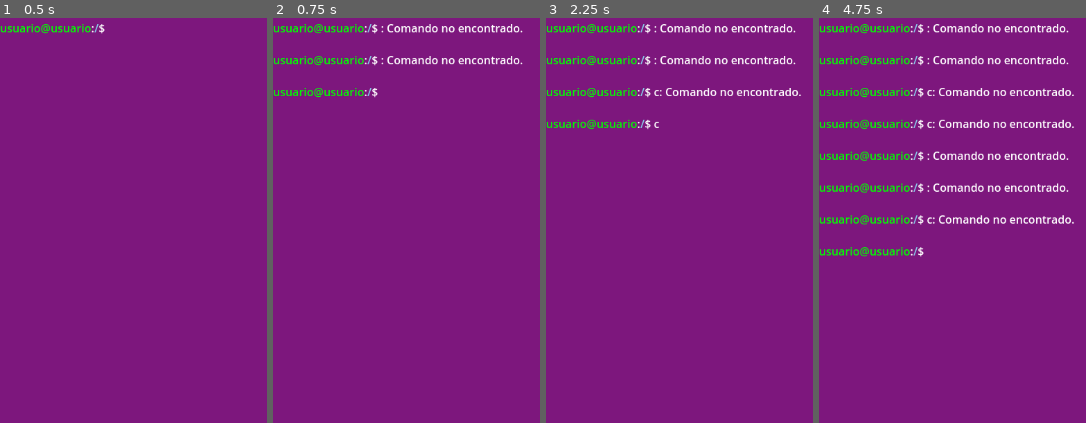
Above: before the commit, frames 1-4 (left to right).
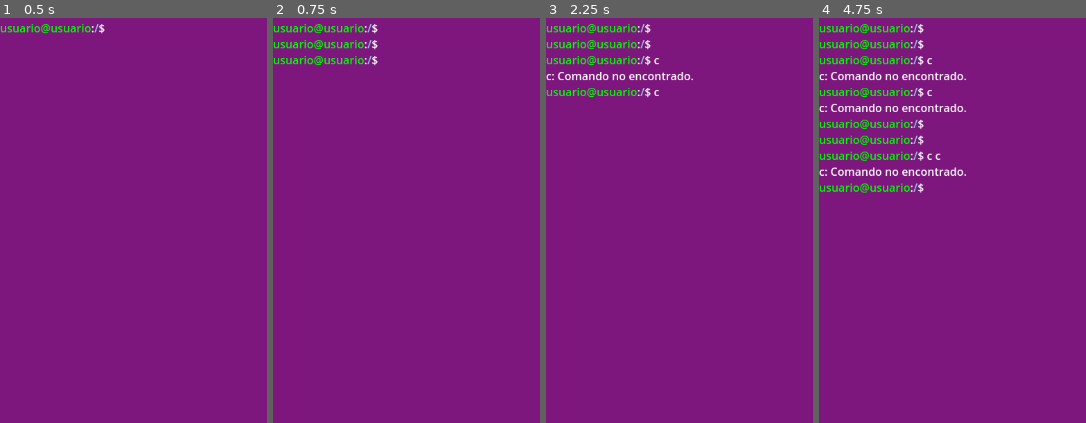
Above: after the commit, the same moments.

Repository: GuillermoAsir/juego_tfg
Game: Godot game, scene res://game.tscn
Same seed, same stepped clock (60 frames per second), same inputs: the game is played once before the commit and once after it.
Inputs:
- Up to frame 1 (0.5 s): no input
- Up to frame 2 (0.75 s): tap Enter at 0.5, 0.6 s
- Up to frame 3 (2.25 s): tap Backspace at 0.8, 1.35 s; tap Space at 1.25 s; tap C at 1.55, 2.1 s; tap Enter at 2 s
- Up to frame 4 (4.75 s): tap Enter at 2.3, 2.85, 3.5, 4.55 s; tap Space at 2.75, 4.25 s; tap Backspace at 3.05, 3.6 s; tap C at 3.8, 4.35 s

Frame 1 is identical in both runs. In frame 2, 2.1% of the frame differs, in the area x 0-94%, y 1-20%; in frame 3, 3.2%; in frame 4, 7.7%, in the area x 0-96%, y 1-60%.

Commit message:
cambiar dialogo ping

Diff:
--- a/terminal.gd
+++ b/terminal.gd
@@ -45,13 +45,27 @@
 var mission2_dialogs3 = [
 	"Puedes ver que la IP del departamento de ventas es 192.168.10.10 y su puerta de enlace es 192.168.10.1.\n" +
 	"Su puerta de enlace es el router desde donde le llega la conexión a internet.\n" +
-	"Usa el comando `ping 192.168.10.10` del ordenador del departamento de ventas para ver si funciona."
+	"Usa el comando `ping 192.168.10.10` del ordenador del departamento de ventas para ver si funciona.\n" +
+	"Recuerda si quieres que el comando se detenga pulsa las teclas Ctrl + C"
+]
+
+var mission2_dialogs4 = [
+	"El ping ha sido un éxito eso quiere decir que el problema no está con su equipo,\n" +
+	"prueba hacer ping a la puerta de enlace."
+]
+var mission2_dialogs5 = [
+	"Intentalo con el ping 192.168.10.10"
 ]
 
 # Variables para controlar el flujo de la misión
 var esperando_ls = false  # Esperando que el jugador use `ls`
 var archivo_listado = false  # Indica si el jugador ha listado los archivos
 var archivo_leido = false  # Indica si el jugador ha usado `cat` en el archivo
+var ping_completado = false  # Indica si el jugador ha completado el primer ping
+var ping_error = false # Indica si el jugador no puso el ping correcto.
+
+#Variables para saber en que misión está
+var mision_actual = 1
 
 # Variables para el comando ping
 var ping_timer: Timer = null
@@ -59,21 +73,6 @@
 var ping_host = ""
 var ping_seq = 1
 var rtt_times = []
-
-# Variables para el servicio Apache
-var apache_status = "failed"  # Estado inicial del servicio Apache
-var sudo_password_entered = ""  # Almacena temporalmente la contraseña
-var waiting_for_sudo_password = false  # Indica si estamos esperando la contraseña
-
-func _on_save_button_pressed():
-	var file = FileAccess.open(current_file_being_edited, FileAccess.WRITE)
-	if file:
-		file.store_string(editor.text)
-		file.close()
-	nano_panel.visible = false
-	history_text += "\nArchivo guardado: " + current_file_being_edited
-	history.text = history_text
-	show_prompt()
 
 func _ready():
 	history.bbcode_enabled = true
@@ -88,8 +87,8 @@
 func show_prompt():
 	var path_color = "[color=skyblue]" + current_path + "[/color]"
 	prompt_text = "\n" + USER_COLOR + ":" + path_color + PROMPT_BASE + " "
-	if not ping_active and not waiting_for_sudo_password:
-		history_text += prompt_text  # Agrega el prompt al historial de texto
+	if not ping_active:
+		history_text += prompt_text  # Agrega el prompt al historial de texto solo si no estamos en un ping activo
 	history.text = history_text  # Actualiza el texto de la consola
 
 func init_structure():
@@ -128,7 +127,7 @@
 			if is_instance_valid(ping_timer):
 				ping_timer.queue_free()
 				ping_timer = null
-			var summary = "^C\n--- " + ping_host + " ping statistics ---\n"
+			var summary = "^C\n---" + ping_host + " ping statistics---\n"
 			summary += str(ping_seq - 1) + " packets transmitted, " + str(ping_seq - 1) + " received, 0% packet loss\n"
 			var min_time = rtt_times.min() if rtt_times.size() > 0 else 0.0
 			var max_time = rtt_times.max() if rtt_times.size() > 0 else 0.0
@@ -140,25 +139,6 @@
 			history_text += summary
 			history.text = history_text
 			show_prompt()
-			return
-
-		# Procesar entrada para la contraseña de sudo
-		if waiting_for_sudo_password:
-			if event.keycode == KEY_ENTER:
-				if sudo_password_entered == "1234":  # Contraseña válida
-					waiting_for_sudo_password = false
-					process_sudo_command(current_command.strip_edges())
-					current_command = ""
-				else:
-					sudo_password_entered = ""
-					history_text += "\nsudo: contraseña incorrecta\n"
-					history.text = history_text
-					show_prompt()
-			elif event.keycode == KEY_BACKSPACE:
-				if sudo_password_entered.length() > 0:
-					sudo_password_entered = sudo_password_entered.left(sudo_password_entered.length() - 1)
-			elif event.unicode > 0:
-				sudo_password_entered += char(event.unicode)
 			return
 
 		# Procesar comandos normales
@@ -183,38 +163,19 @@
 	return BASE_PATH + normalized
 
 func process_command(command: String):
-	if command.begins_with("sudo"):
-		# Solicitar contraseña para comandos sudo
-		waiting_for_sudo_password = true
-		history_text += "[sudo] contraseña para usuario: "
-		history.text = history_text
-		return
-
-	if command == "sudo systemctl status apache2":
-		if apache_status == "failed":
-			history_text += format_apache_error_message()
-		else:
-			history_text += format_apache_active_message()
-	elif command == "sudo systemctl restart apache2":
-		if apache_status == "failed":
-			apache_status = "active"
-			history_text += "Restarting apache2.service...\nApache restarted successfully.\n"
-		else:
-			history_text += "Apache service is already running.\n"
-	elif command == "systemctl status apache2":
-		history_text += "Failed to connect to bus: Permission denied\nUse 'sudo' to gain elevated privileges.\n"
-	elif command.begins_with("cd"):
+	var output := ""
+	history_text += command
+
+	if command.begins_with("cd "):
 		var target = command.substr(3).strip_edges()
 		var new_path = current_path
 		if target == "..":
 			if current_path != "/":
-				var parts = []
-				for p in current_path.split("/"):
-					if p != "":
-						parts.append(p)
+				var parts = current_path.split("/")
+				parts = parts.filter(func(p): return p != "")
 				if parts.size() > 0:
 					parts.remove_at(parts.size() - 1)
-				new_path = "/" + "/".join(parts) if parts.size() > 0 else "/"
+					new_path = "/" + "/".join(parts) if parts.size() > 0 else "/"
 		elif target == "/":
 			new_path = "/"
 		else:
@@ -225,49 +186,56 @@
 			# Activar el estado de espera si estamos en el directorio correcto
 			if current_path == "/home/usuario1/Documents" and not archivo_listado:
 				esperando_ls = true
-				start_dialog(mission2_dialogs)  # Iniciar el primer diálogo
-		else:
-			history_text += "No existe el directorio: " + target + "\n"
+				if mision_actual == 1:
+					start_dialog(mission2_dialogs)  # Iniciar el primer diálogo
+					mision_actual = 2
+		else:
+			output = "No existe el directorio: " + target
+
 	elif command == "ls":
 		var full_path = get_full_path()
 		var dir = DirAccess.open(full_path)
 		if dir:
 			var dirs = dir.get_directories()
 			var files = dir.get_files()
-			history_text += " ".join(dirs + files) + "\n"
+			output = " ".join(dirs + files)
 			# Verificar si el jugador ha listado el archivo correcto
 			if current_path == "/home/usuario1/Documents" and esperando_ls and not archivo_listado:
 				if "IPS_El_Bohío.txt" in files:  # Verificar si el archivo está presente
 					archivo_listado = true
-					start_dialog(mission2_dialogs2)  # Iniciar el segundo diálogo
 					esperando_ls = false
-				else:
-					history_text += "No se pudo abrir el directorio.\n"
-		else:
-			history_text += "No se pudo abrir el directorio.\n"
-	elif command.begins_with("cat"):
+					if mision_actual == 2:
+						start_dialog(mission2_dialogs2)  # Iniciar el segundo diálogo
+						mision_actual = 3
+		else:
+			output = "No se pudo abrir el directorio."
+
+	elif command.begins_with("cat "):
 		var filename = command.substr(4).strip_edges()
 		if filename == "":
-			history_text += "Error: Debes proporcionar el nombre de un archivo.\n"
+			output = "Error: Debes proporcionar el nombre de un archivo."
 		else:
 			var file_path = get_full_path() + "/" + filename
 			if FileAccess.file_exists(file_path):
 				var file = FileAccess.open(file_path, FileAccess.READ)
 				if file:
-					history_text += file.get_as_text() + "\n"  # Leer el contenido del archivo
+					output = file.get_as_text()  # Leer el contenido del archivo
 					file.close()
 					# Mostrar el tercer diálogo si el jugador ha leído el archivo correcto
 					if archivo_listado and filename == "IPS_El_Bohío.txt" and not archivo_leido:
 						archivo_leido = true
-						start_dialog(mission2_dialogs3)  # Iniciar el tercer diálogo
+						if mision_actual == 3:
+							start_dialog(mission2_dialogs3)  # Iniciar el segundo diálogo
+							mision_actual = 4
 				else:
-					history_text += "Error: No se pudo abrir el archivo.\n"
+					output = "Error: No se pudo abrir el archivo."
 			else:
-				history_text += "Error: El archivo '" + filename + "' no existe.\n"
+				output = "Error: El archivo '" + filename + "' no existe."
+
 	elif command.begins_with("ping"):
 		var target = command.substr(5).strip_edges()
 		if target == "":
-			history_text += "Error: Debes proporcionar una dirección IP o nombre de host.\n"
+			output = "Error: Debes proporcionar una dirección IP o nombre de host."
 		else:
 			if is_valid_ip(target) or resolve_hostname(target):
 				ping_host = target
@@ -280,78 +248,73 @@
 				add_child(ping_timer)
 				ping_timer.timeout.connect(_on_ping_timer_timeout)
 				ping_timer.start()
+
 				history_text += "\nPING " + ping_host + " (" + ping_host + ") 56(84) bytes of data.\n"
 				history.text = history_text
-				show_prompt()
+				show_prompt()  # Mantener el prompt visible
+				if not ping_active and ping_host == "192.168.10.10" and not ping_completado:
+					ping_completado = true
+
+
 			else:
-				history_text += "ping: " + target + ": Temporary failure in name resolution\n"
+				output = "ping: " + target + ": Temporary failure in name resolution"
+
 	elif command == "clear":
 		history_text = ""  # Limpiamos todo el historial de la consola
 		show_prompt()  # Volvemos a mostrar el prompt inicial
 		return
+
 	elif command == "help":
-		history_text += "Comandos disponibles:\ncd [ruta], ls, mkdir [nombre], touch [archivo], nano [archivo], rm [-r] [archivo/directorio], cat [archivo], clear, help\n"
+		output = "Comandos disponibles:\ncd [ruta], ls, mkdir [nombre], touch [archivo], nano [archivo], rm [-r] [archivo/directorio], cat [archivo], clear, help"
+
+	elif command == "":
+		pass
+
 	else:
-		history_text += "{command}: Comando no encontrado.".format({"command": command.split(" ")[0]}) + "\n"
+		# Validar si estamos esperando el comando `ls`
+		if esperando_ls:
+			output = "Ese comando no es correcto. Prueba con ls."
+		else:
+			output = "{command}: Comando no encontrado.".format({"command": command.split(" ")[0]})
 
 	# Agregar la salida del comando al historial **antes** de agregar el prompt para el siguiente comando
+	if output != "":
+		history_text += "\n" + output  # Agrega la salida del comando al historial
+		history.text = history_text  # Actualiza el texto de la consola
+	show_prompt()  # Muestra el prompt para el siguiente comando
+
+func _on_ping_timer_timeout():
+	if not ping_active:
+		return
+
+	var time = randf_range(0.020, 0.030)  # Simulación de tiempo de respuesta
+	rtt_times.append(time)
+	history_text += "64 bytes from " + ping_host + ": icmp_seq=" + str(ping_seq) + " ttl=64 time=%.3f ms\n" % time
 	history.text = history_text
-	show_prompt()
-
-func process_sudo_command(command: String):
-	if command == "sudo systemctl status apache2":
-		if apache_status == "failed":
-			history_text += format_apache_error_message()
-		else:
-			history_text += format_apache_active_message()
-	elif command == "sudo systemctl restart apache2":
-		if apache_status == "failed":
-			apache_status = "active"
-			history_text += "Restarting apache2.service...\nApache restarted successfully.\n"
-		else:
-			history_text += "Apache service is already running.\n"
+	ping_seq += 1
+		 #Si el jugador detiene el ping con Ctrl+C, mostrar el cuarto diálogo
+	if not ping_active and ping_host == "192.168.10.10" and not ping_completado:
+		ping_completado = true
+		if mision_actual == 4:
+			print("Iniciando diálogo 4")  # Mensaje de depuración
+			start_dialog(mission2_dialogs4)  # Iniciar el cuarto diálogo
+			mision_actual = 5
+		else:
+			print("Condición fallida: Misión actual no es 4")  # Mensaje de depuración
 	else:
-		history_text += "{command}: Comando no encontrado.".format({"command": command.split(" ")[0]}) + "\n"
-	history.text = history_text
-	show_prompt()
-
-func format_apache_error_message() -> String:
-	var timestamp = get_formatted_datetime()
-	return """
-[%s] ● apache2.service - The Apache HTTP Server
-   Loaded: loaded (/lib/systemd/system/apache2.service; enabled; vendor preset: enabled)
-  Drop-In: /lib/systemd/system/apache2.service.d
-		   └─apache2-systemd.conf
-   Active: failed (Result: exit-code) since Wed 2019-11-20 22:07:23 +08; 10s ago
-  Process: 21191 ExecStart=/usr/sbin/apachectl start (code=exited, status=1/FAILURE)
-
-Nov 20 22:07:23 roy-UX430UNR apachectl[21191]: AH00558: apache2: Could not reliably determine the server's fully qualified domain name, using 127.0.1.1. Set the 'ServerName' directive globally to suppress this message
-Nov 20 22:07:23 roy-UX430UNR apachectl[21191]: (98)Address already in use: AH00072: make_sock: could not bind to address [::]:80
-Nov 20 22:07:23 roy-UX430UNR apachectl[21191]: (98)Address already in use: AH00072: make_sock: could not bind to address 0.0.0.0:80
-Nov 20 22:07:23 roy-UX430UNR apachectl[21191]: no listening sockets available, shutting down
-Nov 20 22:07:23 roy-UX430UNR apachectl[21191]: AH00015: Unable to open logs
-Nov 20 22:07:23 roy-UX430UNR apachectl[21191]: Action 'start' failed.
-Nov 20 22:07:23 roy-UX430UNR apachectl[21191]: The Apache error log may have more information.
-Nov 20 22:07:23 roy-UX430UNR systemd[1]: apache2.service: Control process exited, code=exited status=1
-Nov 20 22:07:23 roy-UX430UNR systemd[1]: apache2.service: Failed with result 'exit-code'.
-Nov 20 22:07:23 roy-UX430UNR systemd[1]: Failed to start The Apache HTTP Server.
-""" % timestamp
-
-func format_apache_active_message() -> String:
-	var timestamp = get_formatted_datetime()
-	return """
-[%s] ● apache2.service - The Apache HTTP Server
-   Loaded: loaded (/lib/systemd/system/apache2.service; enabled; vendor preset: enabled)
-   Active: active (running) since ...
-""" % timestamp
-
-# Función para obtener la fecha y hora formateadas
-func get_formatted_datetime() -> String:
-	var datetime = Time.get_datetime_dict_from_system()
-	return "%04d-%02d-%02d %02d:%02d:%02d" % [
-		datetime["year"], datetime["month"], datetime["day"],
-		datetime["hour"], datetime["minute"], datetime["second"]
-	]
+		print("Condición fallida: Alguna otra razón")  # Mensaje de depuración
+		start_dialog(mission2_dialogs5)
+
+func _on_save_button_pressed():
+	var file = FileAccess.open(current_file_being_edited, FileAccess.WRITE)
+	if file:
+		file.store_string(editor.text)
+		file.close()
+		nano_panel.visible = false
+		history_text += "\nArchivo guardado: " + current_file_being_edited
+		history.text = history_text
+		show_prompt()
+
 # Funciones para manejar el sistema de diálogo
 func start_dialog(dialogs: Array):
 	dialog_active = true
@@ -376,26 +339,25 @@
 	dialog_box.visible = false
 	dialog_content.text = ""
 
-# Función auxiliar para validar IPs
+# Funciones de validación para el comando ping
 func is_valid_ip(ip: String) -> bool:
 	var parts = ip.split(".")
 	if parts.size() != 4:
 		return false
 	for part in parts:
-		if not part.is_digit() or int(part) < 0 or int(part) > 255:
+		if not is_only_digits(part):
+			return false
+		var num = int(part)
+		if num < 0 or num > 255:
 			return false
 	return true
 
-# Función auxiliar para resolver nombres de host
+func is_only_digits(s: String) -> bool:
+	for c in s:
+		if c < '0' or c > '9':
+			return false
+	return true
+
 func resolve_hostname(hostname: String) -> bool:
-	# Implementa aquí la lógica para resolver nombres de host si es necesario
-	return hostname == "localhost"  # Ejemplo básico
-
-func _on_ping_timer_timeout():
-	if not ping_active:
-		return
-	var time = randf_range(0.020, 0.030)  # Simulación de tiempo de respuesta
-	rtt_times.append(time)
-	history_text += "64 bytes from " + ping_host + ": icmp_seq=" + str(ping_seq) + " ttl=64 time=%.3f ms\n" % time
-	history.text = history_text
-	ping_seq += 1
+	# Simulación simple de resolución de nombres
+	return hostname == "localhost" or hostname.ends_with(".com")
